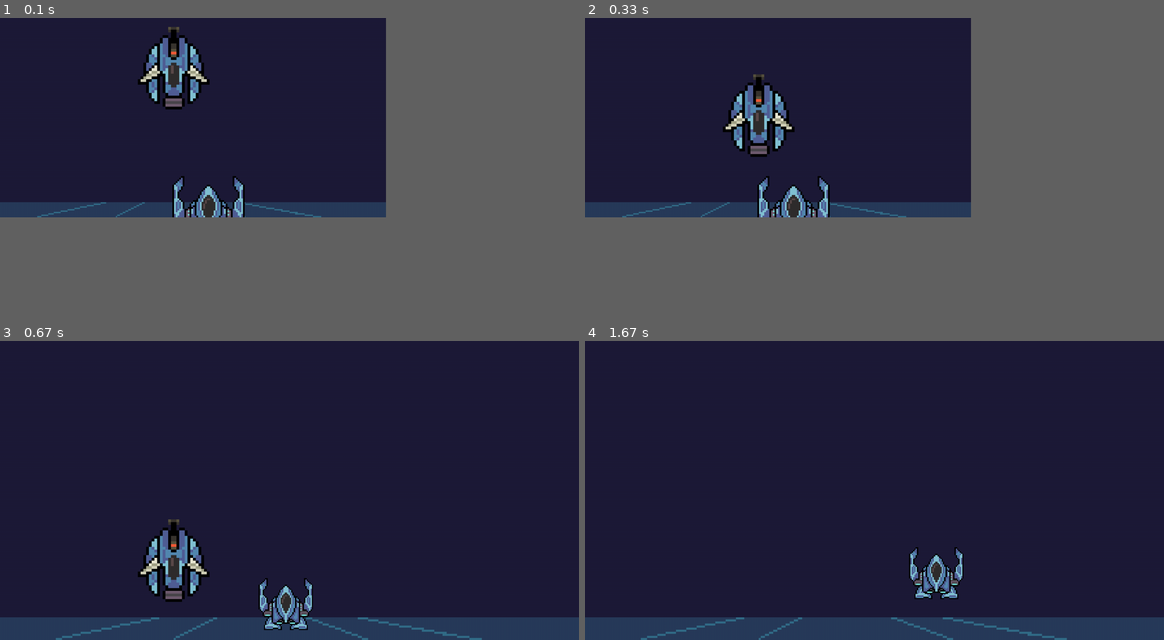
Above: before the commit, frames 1-4 (two rows, left to right).
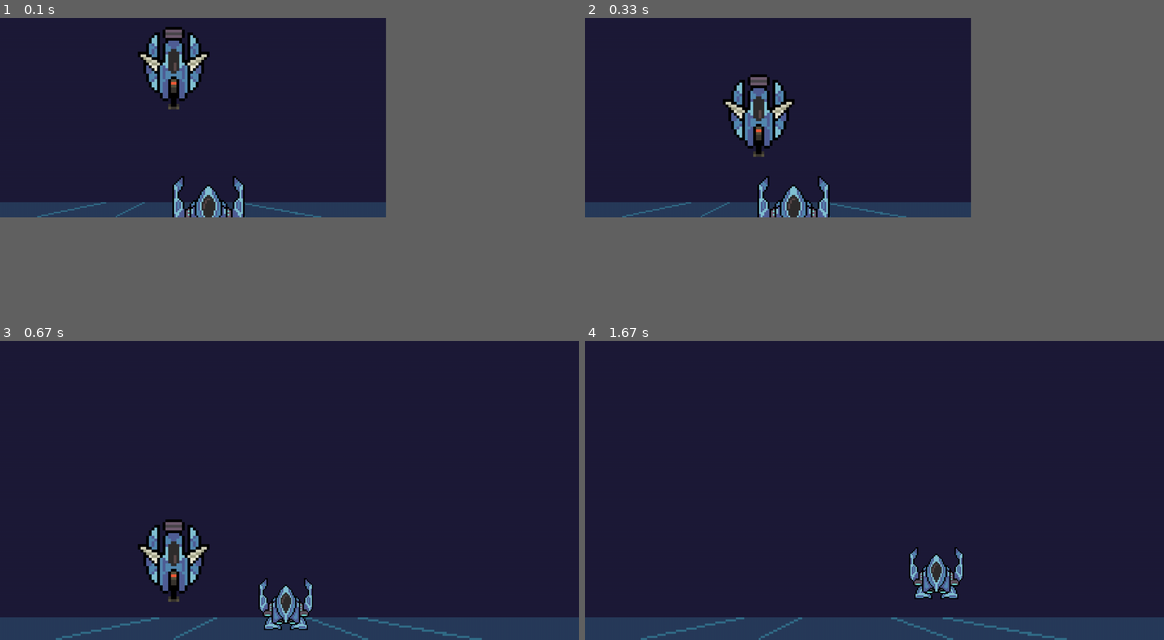
Above: after the commit, the same moments.

Repository: RafaBessa/Shadow_Light_bh_pygame
Game: pygame game, started from Game.py
Same seed, same stepped clock (60 frames per second), same inputs: the game is played once before the commit and once after it.
Inputs:
- Up to frame 1 (0.1 s): no input
- Up to frame 2 (0.33 s): no input
- Up to frame 3 (0.67 s): tap - at 0.33 s
- Up to frame 4 (1.67 s): hold D 0.67-1.13 s; hold W 1.17-1.47 s; hold D from 1.5 s (still down)

The runs differ from the first frame. In frame 1, 2.1% of the frame differs, in the area x 23-37%, y 3-31%; in frame 2, 2.1%, in the area x 23-37%, y 18-47%; in frame 3, 2.1%; in frame 4, nothing differs.

Commit message:
Droplet caindo direito

Diff:
--- a/Droplet.py
+++ b/Droplet.py
@@ -10,11 +10,13 @@
 
         self._acceleration = acceleration  # in heights per second squared
         self.acceleration = acceleration * self.img.get_height()
+        print(self.coordinates)
 
     def resize(self, window):
         super().resize(window)
         self.speed = self._speed * self.img.get_height()
         self.acceleration = self._acceleration * self.img.get_height()
+        print(self.coordinates)
 
     def fall(self, dt):
         self.speed += self.acceleration * dt
--- a/Game.py
+++ b/Game.py
@@ -2,9 +2,9 @@
 import pygame  # ver 1.9.6
 from time import time
 
-import Player
-import Droplet
-import Window
+from Player import Player
+from Droplet import Droplet
+from Window import Window
 
 # Default dimensions
 DEFAULT_WINDOW_SIZES = [(1120, 580), (1680, 870)]
@@ -15,9 +15,9 @@
 BG_W, BG_H = BACKGROUND.get_width(), BACKGROUND.get_height()
 
 IMG_ASSETS = {"ship1": pygame.image.load(os.path.join("assets", "ship1.png")),
-              "roundguy": pygame.image.load(os.path.join("assets", "roundguy.png"))}
+              "roundguy": pygame.transform.rotate(pygame.image.load(os.path.join("assets", "roundguy.png")), 180)}
 SCALE_ASSETS = {"ship1": .5,
-                "roundguy": 5}
+                "roundguy": .3}
 
 
 def collide(obj1, obj2):
@@ -29,11 +29,11 @@
     clock = pygame.time.Clock()
     t0 = time()
     # Initializing window
-    game_screen = Window.Window("Don't Rain On Me", DEFAULT_WINDOW_SIZES, BACKGROUND, SCALE_ASSETS, IMG_ASSETS)
-    player = Player.Player("ship1", (500, 460), game_screen.shape, 2, IMG_ASSETS)
+    game_screen = Window("Shadow Light", DEFAULT_WINDOW_SIZES, BACKGROUND, SCALE_ASSETS, IMG_ASSETS)
+    player = Player("ship1", (500, 460), game_screen.shape, 2, IMG_ASSETS)
     player.draw(game_screen)
 
-    droplet = Droplet.Droplet("roundguy", (400, 0), game_screen.shape, 1, 7, IMG_ASSETS)
+    droplet = Droplet("roundguy", (400, 0), game_screen.shape, 1, 7, IMG_ASSETS)
     droplet.draw(game_screen)
 
     def redraw():
@@ -61,6 +61,7 @@
             elif event.type == pygame.VIDEORESIZE and not game_screen._fullscreen:
                 game_screen.resize(event.w, event.h)
                 player.resize(game_screen)
+                droplet.resize(game_screen)
 
         key = pygame.key.get_pressed()
         # CHANGING BETWEEN DEFAULT SIZES
